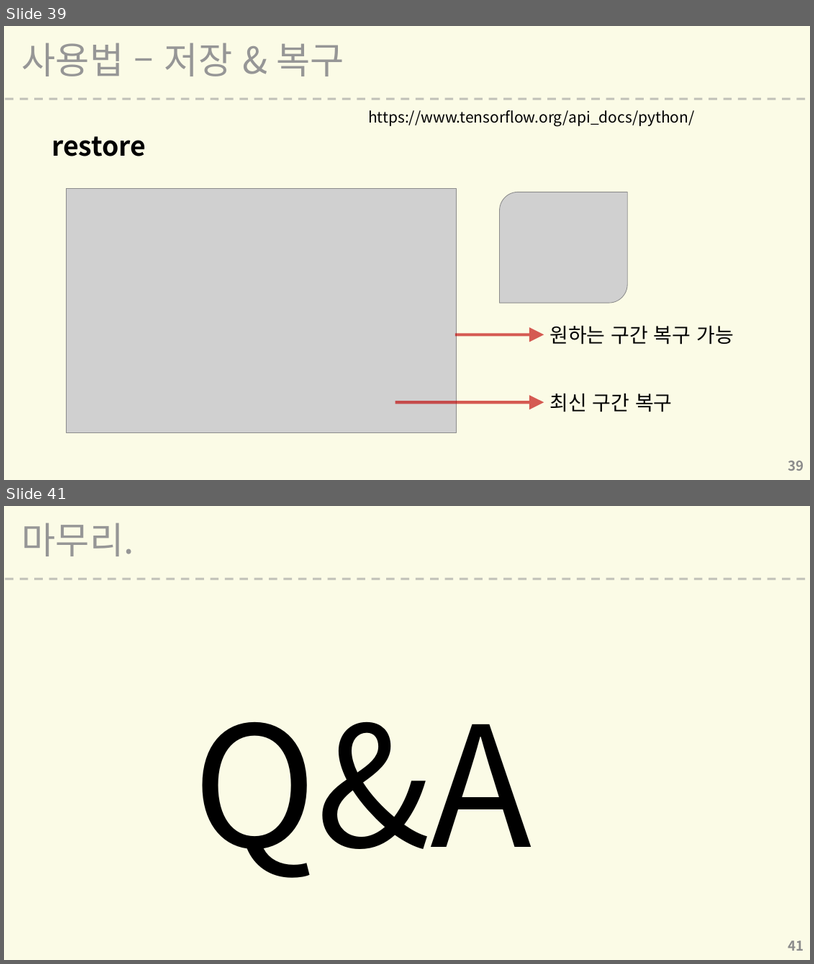
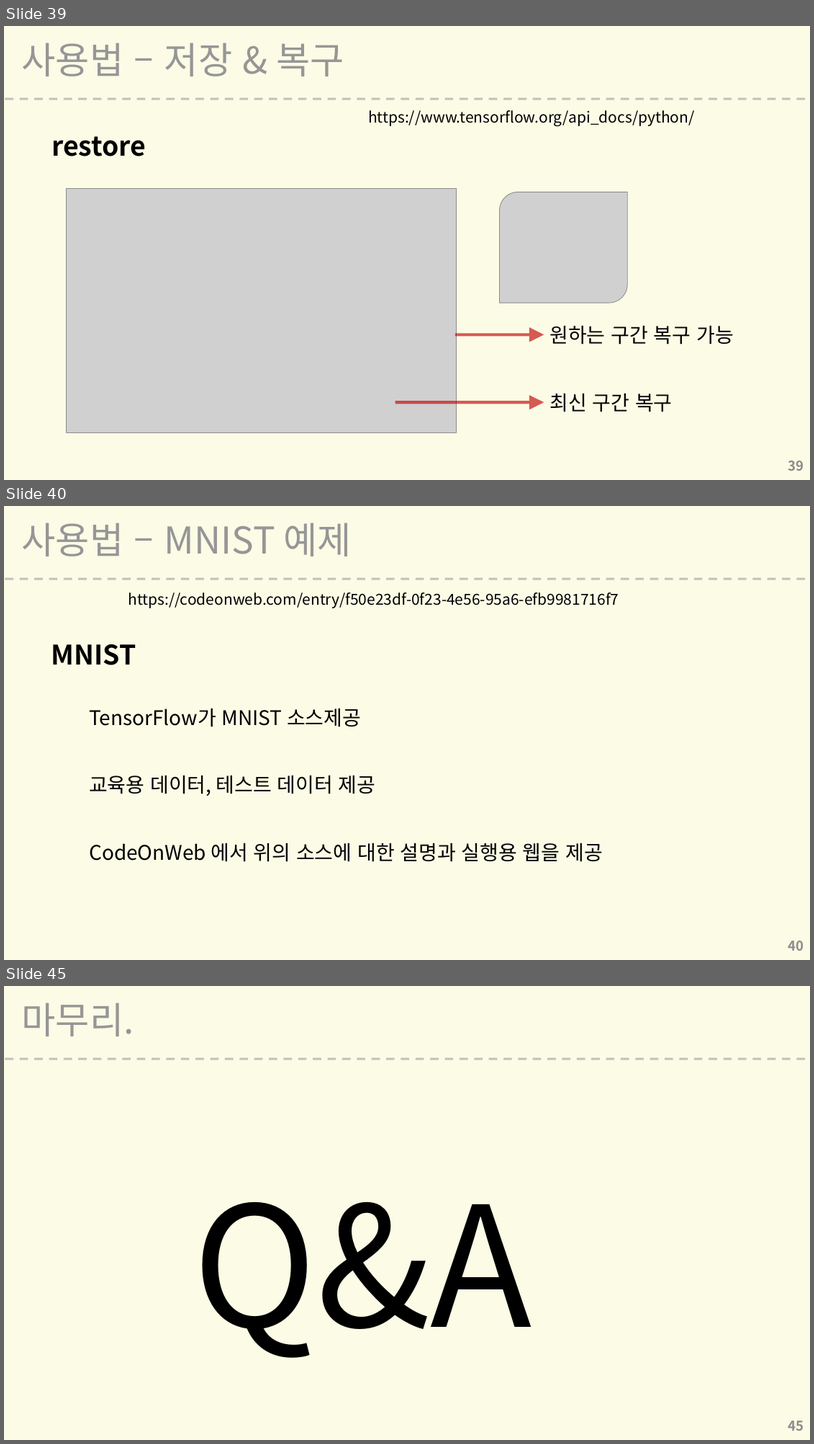
Before and after one commit to L00G/-, a slide deck: 텐서플로우 세미나.pptx. Shown one above the other, each under a label of ours: slides 39 and 41 before the commit, slides 39, 40 and 45 after it; the slides between them are not shown. The pictures are 814x964 and 814x1444 pixels, drawn with LibreOffice and Linux fonts; fonts in the diff are those of the drawing; grey boxes stand for pictures; background and template pictures are left out. Boxes give left, top, right and bottom in pixels: in the first picture for what was removed or moved away, otherwise in the second. Text is boxed around its words. In the diff, an @@ line names an element or a change of style, - is before the commit and + after.

Commit message:
ppt수정, 자료 업데이트

```diff
--- a/텐서플로우 세미나.pptx
+++ b/텐서플로우 세미나.pptx
@@ slide 40 added at bbox=[4, 506, 810, 960], background #F9F9D7 at 62% opacity; not listed: 1 template element that a slide beside it also shows @@
@@ title added at bbox=[22, 523, 352, 556], 44 pt, text #969696 @@
+사용법 – MNIST 예제
@@ text added at bbox=[128, 592, 619, 608], 18 pt, text #000000 @@
+https://codeonweb.com/entry/f50e23df-0f23-4e56-95a6-efb9981716f7
@@ text added at bbox=[52, 644, 136, 665], 32 pt, text #000000, bold @@
+MNIST
@@ text added at bbox=[89, 708, 361, 727], 24 pt, text #000000 @@
+TensorFlow가 MNIST 소스제공
@@ text added at bbox=[89, 775, 376, 795], 24 pt, text #000000 @@
+교육용 데이터, 테스트 데이터 제공
@@ text added at bbox=[89, 842, 603, 862], 24 pt, text #000000 @@
+CodeOnWeb 에서 위의 소스에 대한 설명과 실행용 웹을 제공
@@ page number added at bbox=[789, 940, 805, 950], 16 pt, text #8C8C8C, bold @@
+40
@@ what was slide 41 is now slide 45 @@
@@ page number at bbox=[789, 1420, 805, 1430]: text changed @@
-41
+45
```
Also in this commit, not shown: 2 slides changed, 3 other slides added, 2 other files.
